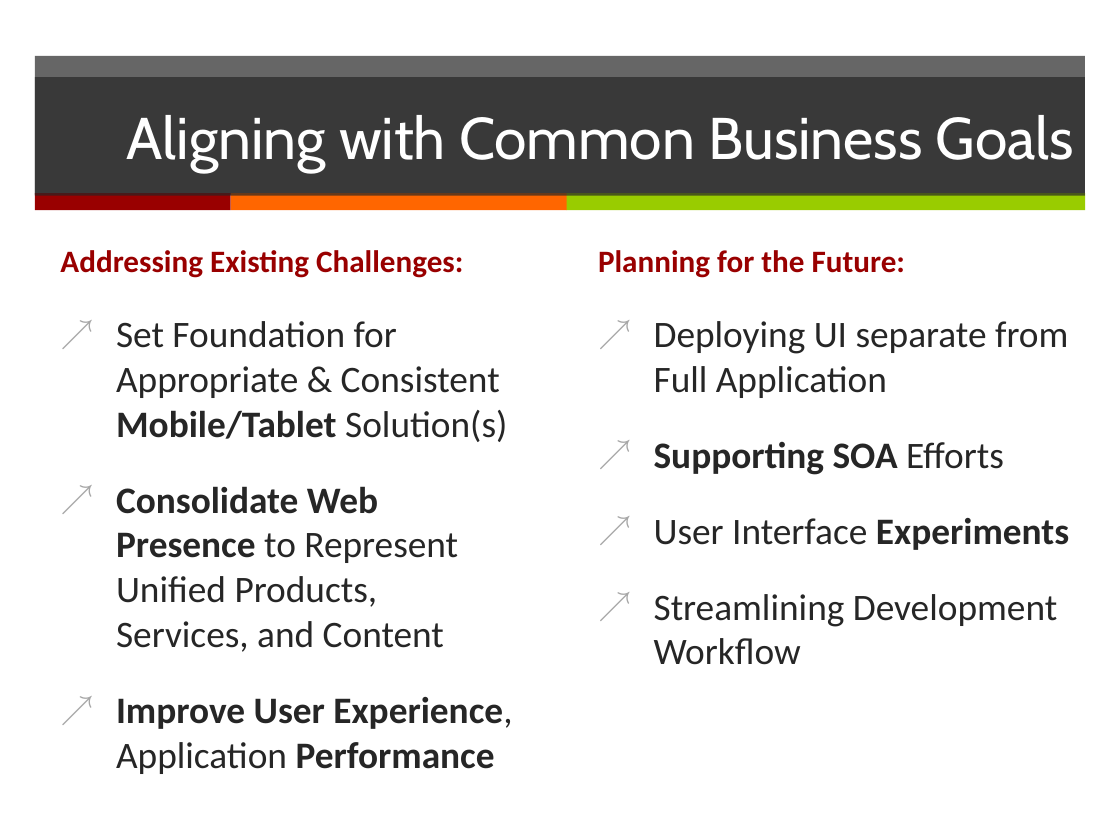
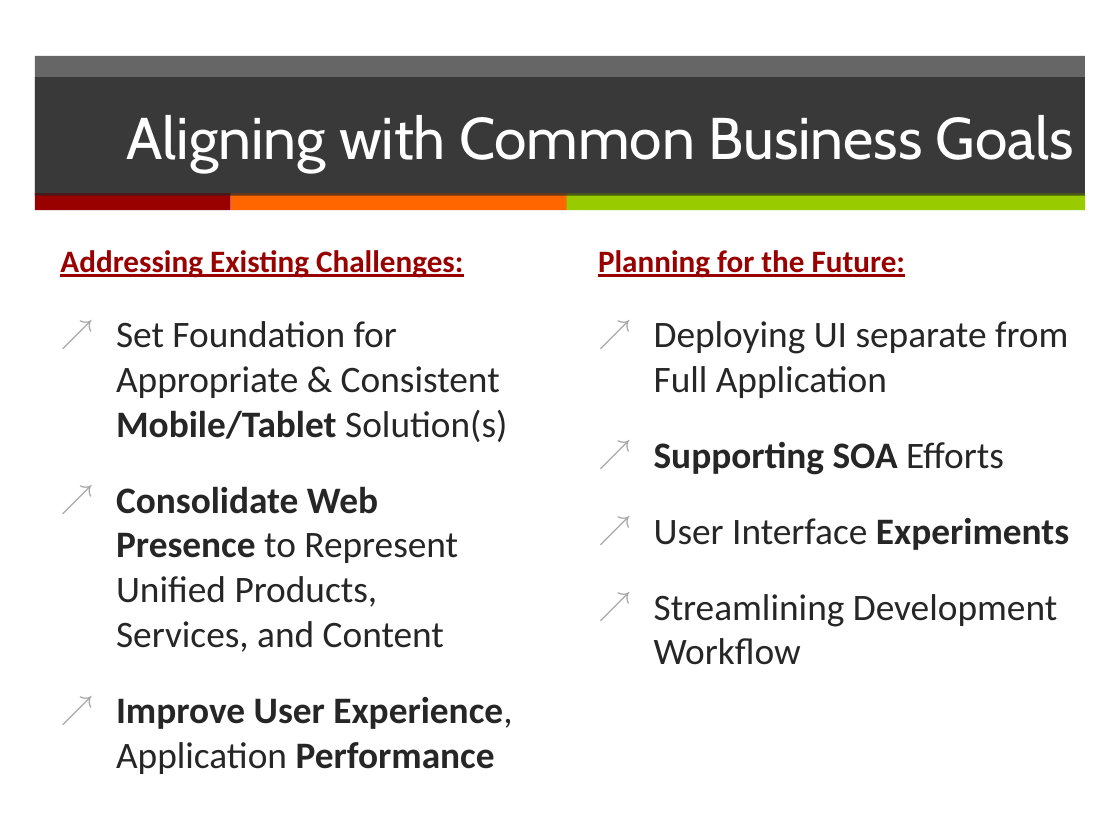
Before and after one commit to DannyDouglass/LeanUx, a slide deck: slide 5 of docs/presentations/LeanUx - IT Management.pptx. Drawn at 1120x840 pixels with LibreOffice and Linux fonts; fonts in the diff are those of the drawing. Boxes give left, top, right and bottom in pixels: in the first picture for what was removed or moved away, otherwise in the second. Text is boxed around its words. In the diff, an @@ line names an element or a change of style, - is before the commit and + after.

```diff
--- a/docs/presentations/LeanUx - IT Management.pptx
+++ b/docs/presentations/LeanUx - IT Management.pptx
@@ text at [60,250,463,278]: underline on in "Addressing Existing Challenges:" @@
@@ text at [598,250,905,278]: underline on in "Planning for the Future:" @@
```
Also in this commit, not shown: 4 other slides changed, 1 slide added.
